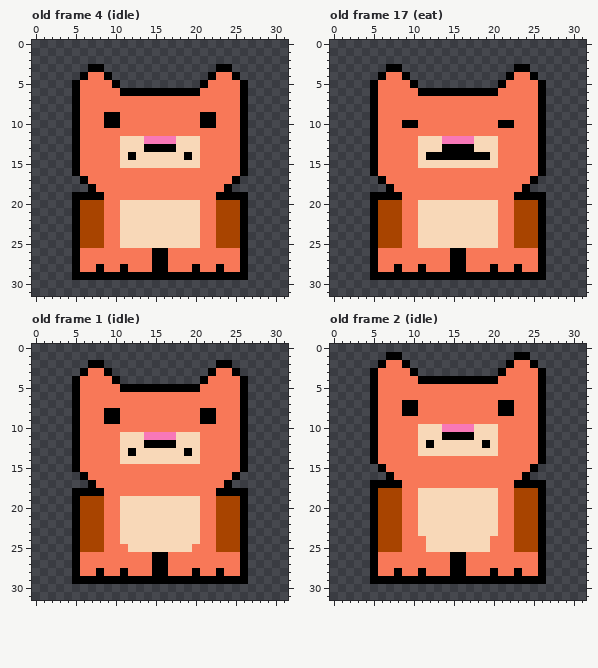
Pixel-art file, stored at Art/RawSprites/cat.aseprite. Above: the version before the commit.
32x32 pixels, 18 frames. Shown: old frame 4 (idle), old frame 17 (eat), old frame 1 (idle), old frame 2 (idle). The commit also changed other frames, which this record leaves out.
After the commit:
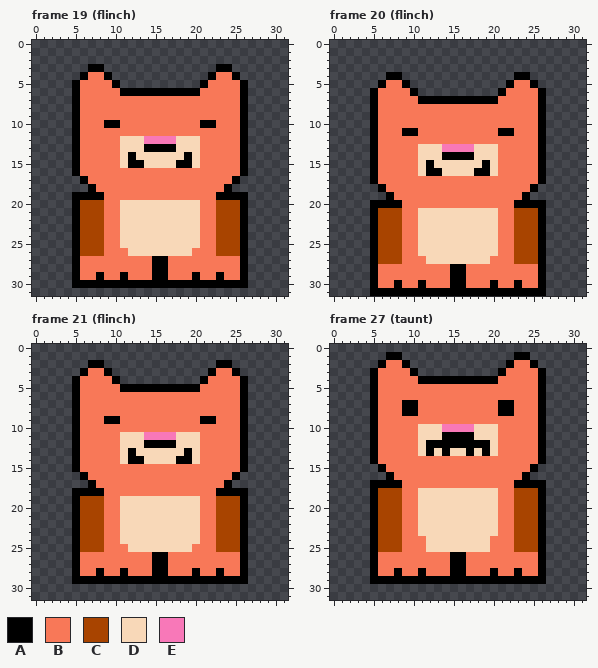
Palette (. is transparent): A #000000  B #f87858  C #a84400  D #f8d8b8  E #f878b8
A new or re-ordered frame is compared with the old frame closest to it.
Changes in this commit:
frames 18 -> 30
--- frame 19 (flinch) is new; against old frame 4 (idle)
@@ x 7..24 @@
  8 BBBBBBBBBBBBBBBBBB
- 9 BBAABBBBBBBBBBAABB
+ 9 BBBBBBBBBBBBBBBBBB
 10 BBAABBBBBBBBBBAABB
@@ x 10..21 @@
 14 BDADDDDDDADB
-15 BDDDDDDDDDDB
+15 BDAADDDDAADB
 16 BBBBBBBBBBBB
@@ x 0..31 @@
 25 .....ACCCBBDDDDDDDDDDBBCCCA.....
-26 .....ABBBBBBBBBAABBBBBBBBBA.....
+26 .....ACCCBBBDDDDDDDDBBBCCCA.....
 27 .....ABBBBBBBBBAABBBBBBBBBA.....
-28 .....ABBABBABBBAABBBABBABBA.....
-29 .....AAAAAAAAAAAAAAAAAAAAAA.....
-30 ................................
+28 .....ABBBBBBBBBAABBBBBBBBBA.....
+29 .....ABBABBABBBAABBBABBABBA.....
+30 .....AAAAAAAAAAAAAAAAAAAAAA.....
 31 ................................
--- frame 20 (flinch) is new; against old frame 17 (eat)
@@ x 0..31 @@
  2 ................................
- 3 .......AA..............AA.......
- 4 ......ABBA............ABBA......
- 5 .....ABBBBA..........ABBBBA.....
- 6 .....ABBBBBAAAAAAAAAABBBBBA.....
- 7 .....ABBBBBBBBBBBBBBBBBBBBA.....
+ 3 ................................
+ 4 .......AA..............AA.......
+ 5 ......ABBA............ABBA......
+ 6 .....ABBBBA..........ABBBBA.....
+ 7 .....ABBBBBAAAAAAAAAABBBBBA.....
  8 .....ABBBBBBBBBBBBBBBBBBBBA.....
  9 .....ABBBBBBBBBBBBBBBBBBBBA.....
-10 .....ABBBAABBBBBBBBBBAABBBA.....
-11 .....ABBBBBBBBBBBBBBBBBBBBA.....
-12 .....ABBBBBDDDEEEEDDDBBBBBA.....
-13 .....ABBBBBDDDAAAADDDBBBBBA.....
-14 .....ABBBBBDAAAAAAAADBBBBBA.....
-15 .....ABBBBBDDDDDDDDDDBBBBBA.....
-16 .....ABBBBBBBBBBBBBBBBBBBBA.....
-17 ......ABBBBBBBBBBBBBBBBBBA......
-18 .......ABBBBBBBBBBBBBBBBA.......
-19 .....AAAABBBBBBBBBBBBBBAAAA.....
-20 .....ACCCBBDDDDDDDDDDBBCCCA.....
+10 .....ABBBBBBBBBBBBBBBBBBBBA.....
+11 .....ABBBAABBBBBBBBBBAABBBA.....
+12 .....ABBBBBBBBBBBBBBBBBBBBA.....
+13 .....ABBBBBDDDEEEEDDDBBBBBA.....
+14 .....ABBBBBDDDAAAADDDBBBBBA.....
+15 .....ABBBBBDADDDDDDADBBBBBA.....
+16 .....ABBBBBDAADDDDAADBBBBBA.....
+17 .....ABBBBBBBBBBBBBBBBBBBBA.....
+18 ......ABBBBBBBBBBBBBBBBBBA......
+19 .......ABBBBBBBBBBBBBBBBA.......
+20 .....AAAABBBBBBBBBBBBBBAAAA.....
 21 .....ACCCBBDDDDDDDDDDBBCCCA.....
@@ x 0..31 @@
 25 .....ACCCBBDDDDDDDDDDBBCCCA.....
-26 .....ABBBBBBBBBAABBBBBBBBBA.....
-27 .....ABBBBBBBBBAABBBBBBBBBA.....
-28 .....ABBABBABBBAABBBABBABBA.....
-29 .....AAAAAAAAAAAAAAAAAAAAAA.....
-30 ................................
-31 ................................
+26 .....ACCCBBDDDDDDDDDDBBCCCA.....
+27 .....ACCCBBBDDDDDDDDBBBCCCA.....
+28 .....ABBBBBBBBBAABBBBBBBBBA.....
+29 .....ABBBBBBBBBAABBBBBBBBBA.....
+30 .....ABBABBABBBAABBBABBABBA.....
+31 .....AAAAAAAAAAAAAAAAAAAAAA.....
--- frame 21 (flinch) is new; against old frame 1 (idle)
@@ x 7..24 @@
  7 BBBBBBBBBBBBBBBBBB
- 8 BBAABBBBBBBBBBAABB
+ 8 BBBBBBBBBBBBBBBBBB
  9 BBAABBBBBBBBBBAABB
@@ x 10..21 @@
 13 BDADDDDDDADB
-14 BDDDDDDDDDDB
+14 BDAADDDDAADB
 15 BBBBBBBBBBBB
--- frame 27 (taunt) is new; against old frame 2 (idle)
@@ x 10..21 @@
 11 BDDDAAAADDDB
-12 BDADDDDDDADB
-13 BDDDDDDDDDDB
+12 BDAAAAAAAADB
+13 BDADADDADADB
 14 BBBBBBBBBBBB
